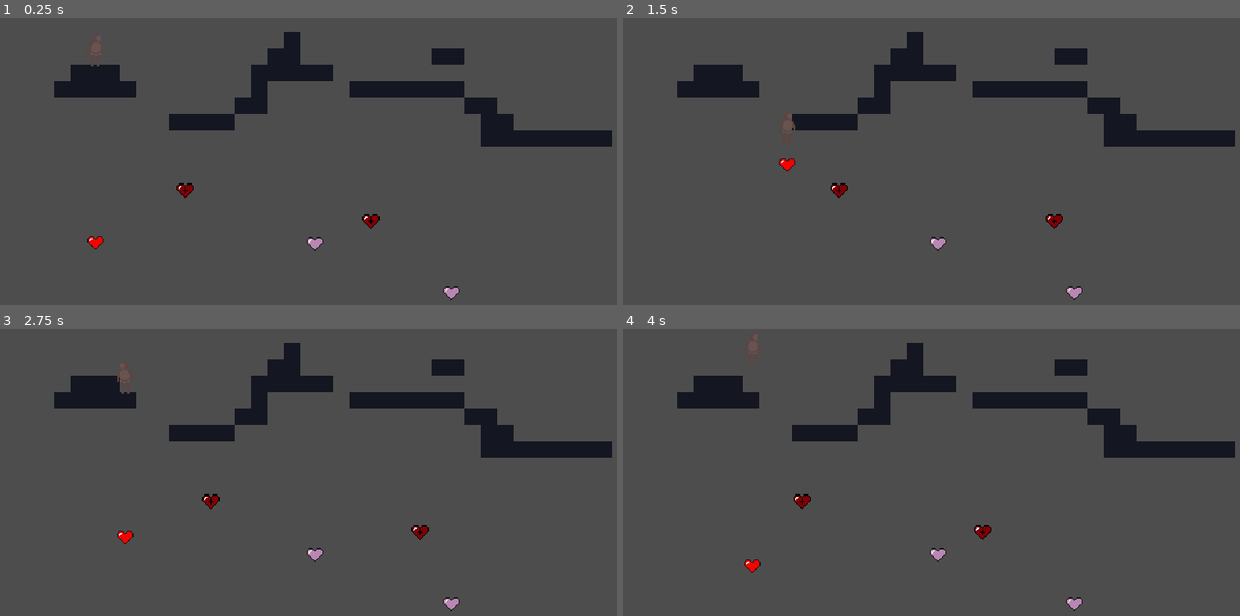
Above: before the commit, frames 1-4 (two rows, left to right).
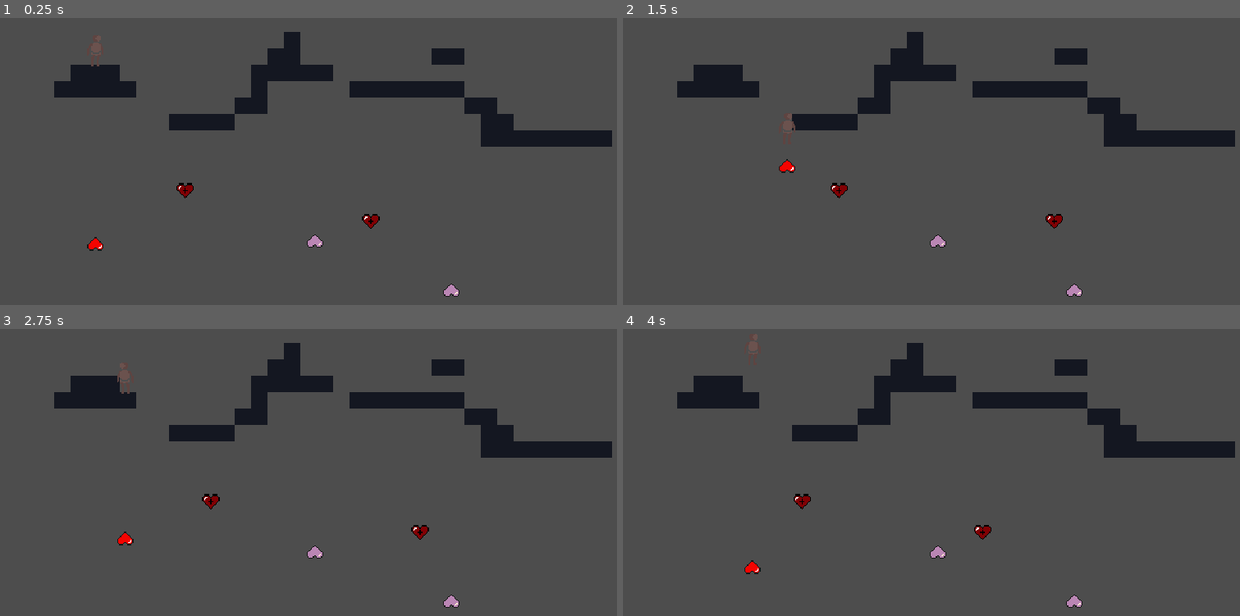
Above: after the commit, the same moments.

Repository: ApatheticWill/GWJ-75
Game: Godot game, scene res://Scenes/Root/Stage1_mirror_world.tscn
The game is run twice, just before and just after one commit, with the same random seed, the same clock (stepped at 60 frames per second) and the same inputs. This scene is started directly instead of the project's main scene.
Inputs:
- Up to frame 1 (0.25 s): no input
- Up to frame 2 (1.5 s): tap Enter at 0.5 s; hold E (interact) 0.53-1.28 s; hold D (move_right) from 0.53 s (still down); tap Space (jump) at 0.77 s; tap E (interact) at 1.35 s
- Up to frame 3 (2.75 s): tap Space (jump) at 1.52 s; release D (move_right) at 2.03 s; hold A (move_left) from 2.03 s (still down); hold E (interact) from 2.03 s (still down)
- Up to frame 4 (4 s): release A (move_left) at 2.78 s; release E (interact) at 2.78 s; hold D (move_right) from 2.78 s (still down); tap E (interact) at 2.85 s; tap Space (jump) at 3.02, 3.77 s; hold E (interact) from 3.53 s (still down)

The runs differ from the first frame. In frame 1, 0.2% of the frame differs, in the area x 14-75%, y 75-99%; in frame 2, 0.2%, in the area x 25-75%, y 48-99%; in frame 3, 0.2%; in frame 4, 0.2%.

Commit message:
minor bugfix

Diff:
--- a/Scenes/Root/Stage1_mirror_world.tscn
+++ b/Scenes/Root/Stage1_mirror_world.tscn
@@ -98,11 +98,14 @@
 
 [node name="paint" parent="." instance=ExtResource("5_46dkn")]
 position = Vector2(147, 141)
+rotation = 3.14159
 
 [node name="paint2" parent="." instance=ExtResource("5_46dkn")]
 position = Vector2(14, 93)
+rotation = 3.14159
 
 [node name="Area2D" parent="." node_paths=PackedStringArray("player", "controller") instance=ExtResource("4_5jyyc")]
+rotation = 3.14159
 player = NodePath("../Player")
 controller = NodePath("..")
 
--- a/Scripts/Root/master.gd
+++ b/Scripts/Root/master.gd
@@ -4,7 +4,9 @@
 @onready var tutorial_door: LockedDoor = $LockedDoors/TutorialDoor
 @onready var tutorial_mirror: Mirror = $Mirrors/TutorialMirror
 @onready var first_challenge_door: LockedDoor = $LockedDoors/FirstChallengeDoor
+@onready var challenge_mirror_1: Mirror = $Mirrors/ChallengeMirror1
 @onready var second_challenge_door: LockedDoor = $LockedDoors/SecondChallengeDoor
+@onready var challenge_mirror_2: Mirror = $Mirrors/ChallengeMirror2
 @onready var third_challenge_door: LockedDoor = $LockedDoors/ThirdChallengeDoor
 @onready var player: Player = $Player
 
@@ -22,11 +24,11 @@
 		tutorial_door.call_deferred("queue_free")
 
 	if GameManager.first_challenge_beaten:
-		# Will Have Mirror.
+		challenge_mirror_1.call_deferred("queue_free")
 		first_challenge_door.call_deferred("queue_free")
 
 	if GameManager.second_challenge_beaten:
-		# Will Have Mirror.
+		challenge_mirror_2.call_deferred("queue_free")
 		second_challenge_door.call_deferred("queue_free")
 
 	if GameManager.third_challenge_beaten:
